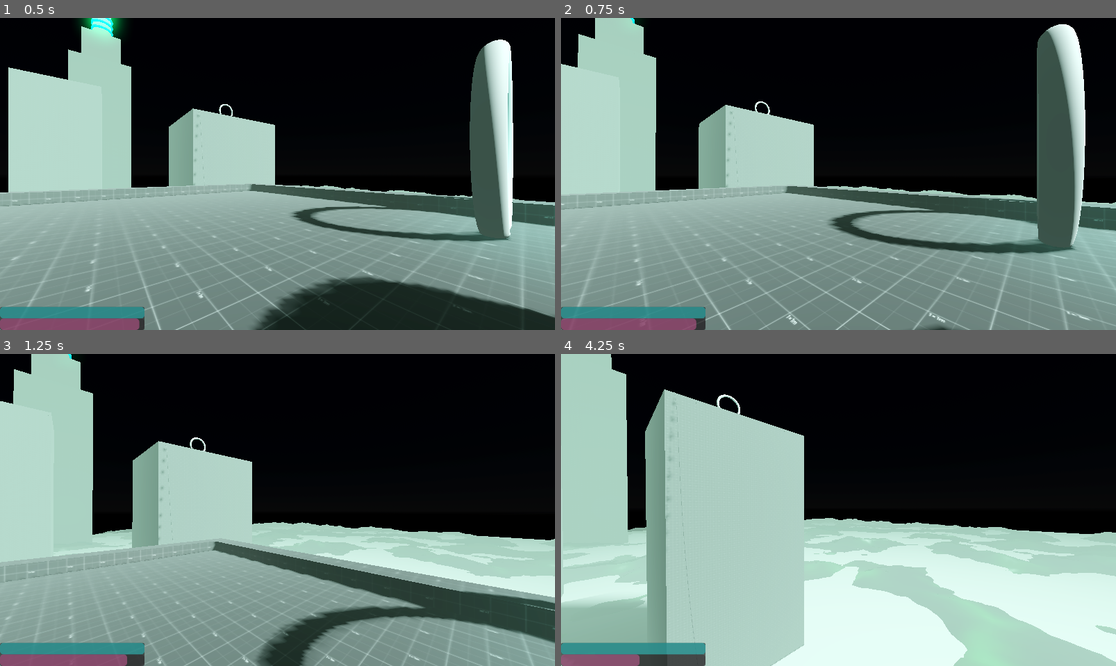
Above: before the commit, frames 1-4 (two rows, left to right).
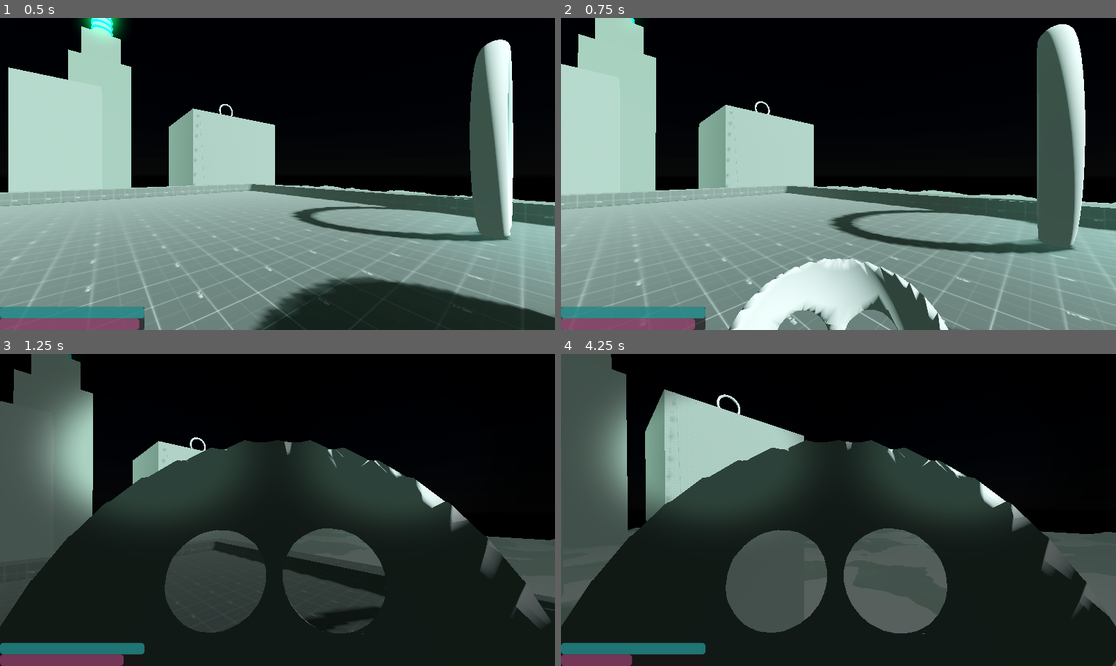
Above: after the commit, the same moments.

Repository: RuffledPlume/GWF-78
Game: Godot game, scene res://Levels/Sandbox.tscn
The game is run twice, just before and just after one commit, with the same random seed, the same clock (stepped at 60 frames per second) and the same inputs.
Inputs (mouse positions are in pixels of both pictures, inside the frame that each line leads up to):
- Up to frame 1 (0.5 s): no input
- Up to frame 2 (0.75 s): tap Enter at 0.5 s; move the mouse to (866, 174) at 0.52 s; hold W (Forward) from 0.53 s (still down); hold Right mouse button (UseMask, bound only after the commit) from 0.53 s (still down)
- Up to frame 3 (1.25 s): keep holding W (Forward); keep holding Right mouse button (UseMask, bound only after the commit); tap Space (Jump) at 0.77 s; tap Shift at 0.8 s
- Up to frame 4 (4.25 s): keep holding W (Forward); move the mouse to (810, 510) at 1.27 s; release Right mouse button (UseMask, bound only after the commit) at 1.28 s; tap Shift at 1.35, 3.05 s; tap Space (Jump) at 1.52, 3.02, 3.77 s; tap F at 1.55, 3.8 s; move the mouse to (849, 503) at 2.02 s; hold F 2.03-2.78 s; right-click (849, 503) at 2.3 s; move the mouse to (832, 516) at 2.77 s; click (832, 516) at 2.85 s; move the mouse to (877, 513) at 3.52 s; hold Right mouse button (UseMask, bound only after the commit) from 3.53 s (still down)

Frame 1 is identical in both runs. In frame 2, 5.2% of the frame differs, in the area x 23-70%, y 77-100%; in frame 3, 62%; in frame 4, 64%, in the area x 0-100%, y 0-100%.

Commit message:
Added new action "UseMask"

Diff:
--- a/Scripts/Player.gd
+++ b/Scripts/Player.gd
@@ -39,13 +39,13 @@
 
 	var depltion_rate := breath_depletion_rate
 	if last_input.length() > 0.1:
-		if Input.is_key_pressed(KEY_SHIFT):
+		if Input.is_action_pressed("UseMask"):
 			depltion_rate *= 2.0
 		else:
 			depltion_rate *= 1.5
 	breath -= depltion_rate * delta
 
-	if Input.is_key_pressed(KEY_F):
+	if Input.is_action_pressed("UseMask"):
 		if !has_put_on_mask:
 			mask_animator.play("Mask_Place")
 			has_put_on_mask = true
--- a/project.godot
+++ b/project.godot
@@ -53,6 +53,11 @@
 , Object(InputEventKey,"resource_local_to_scene":false,"resource_name":"","device":0,"window_id":0,"alt_pressed":false,"shift_pressed":false,"ctrl_pressed":false,"meta_pressed":false,"pressed":false,"keycode":0,"physical_keycode":69,"key_label":0,"unicode":0,"location":0,"echo":false,"script":null)
 ]
 }
+UseMask={
+"deadzone": 0.5,
+"events": [Object(InputEventMouseButton,"resource_local_to_scene":false,"resource_name":"","device":-1,"window_id":0,"alt_pressed":false,"shift_pressed":false,"ctrl_pressed":false,"meta_pressed":false,"button_mask":0,"position":Vector2(0, 0),"global_position":Vector2(0, 0),"factor":1.0,"button_index":2,"canceled":false,"pressed":false,"double_click":false,"script":null)
+]
+}
 
 [rendering]
 
